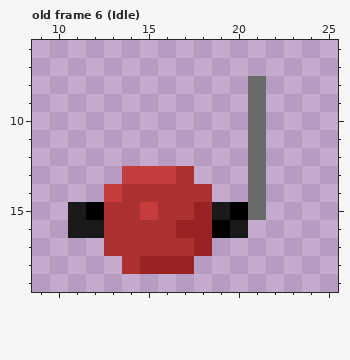
File history of a pixel-art file, Assets/Sprites/Player.aseprite. Above is the file before it was changed.
32x32 pixels, 14 frames. Shown: old frame 6 (Idle): x 9..25, y 6..19. The commit also changed other frames, which this record leaves out.
The result:
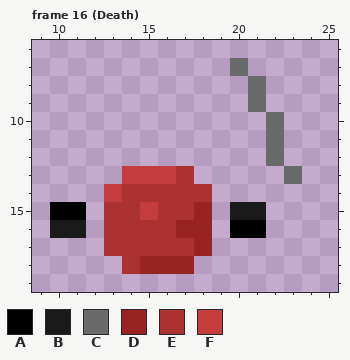
Palette (. is transparent): A #000000  B #1b1a1a  C #696a6a  D #992323  E #ac3232  F #c53c3c
A new or re-ordered frame is compared with the old frame closest to it.
The exact change:
frames 14 -> 19
--- frame 16 (Death) is new; against old frame 6 (Idle)
@@ x 9..25 @@
  6 .................
- 7 .................
+ 7 ...........C.....
  8 ............C....
  9 ............C....
-10 ............C....
-11 ............C....
-12 ............C....
-13 .....FFFE...C....
-14 ....FEEEEE..C....
-15 ..BAEEFEEDBAC....
-16 ..BBEEEEDDAB.....
+10 .............C...
+11 .............C...
+12 .............C...
+13 .....FFFE.....C..
+14 ....FEEEEE.......
+15 .AA.EEFEED.BB....
+16 .BB.EEEEDD.AA....
 17 ....EEEEED.......
Changed places in both pictures, as pixel boxes (x1, y1, x2, y2):
changed: (212, 58, 302, 238)
changed: (50, 202, 104, 238)
